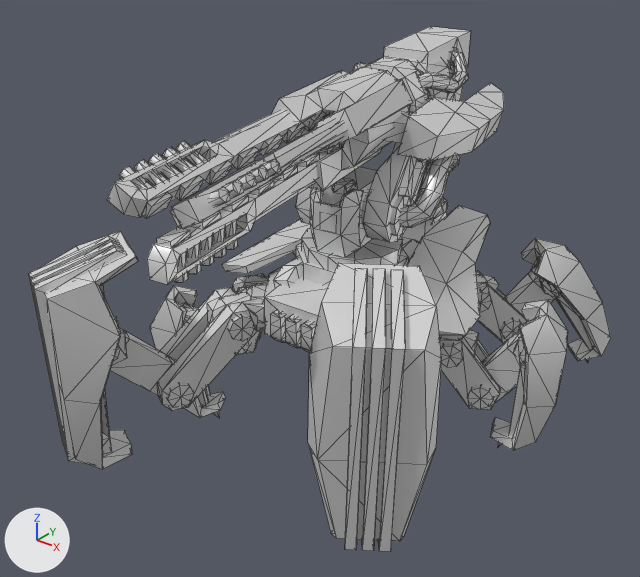
The glTF model legsrail.glb as it was, and as the next commit left it.
Both versions are drawn from a 50 mm camera at (55.7, -71.3, 60.2) aimed at (-0.1, -1.5, 16.9). Every picture has the same lights, and +X, +Y and +Z are marked at lower left. The first picture is the older version. Mesh edges are drawn as thin lines. Where no turn or scale is listed for an object, it has been applied to the vertices.

The first picture shows 'armor', 'barrel', 'footbl', 'footfl', 'footfr', 'footml', 'hingeml', 'hingemr', 'legfr', 'pelvis', 'sleeve', 'thighfr', 'turret', 'turretarm' and 9 more.
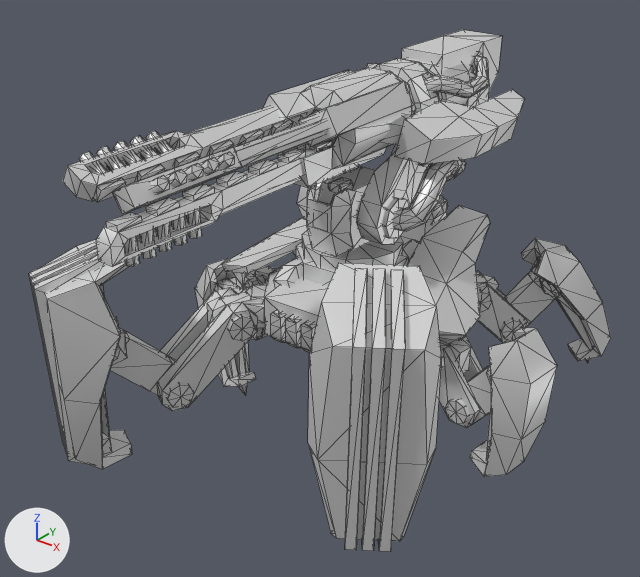
The change, as a diff of the scene's bpy script:
```diff
--- a/legsrail.glb.py
+++ b/legsrail.glb.py
@@ ob_turret @@
 ob_turret.location = (0.0, 0.0, 0.0)
-ob_turret.rotation_euler = (0.0, 0.0, 0.0904)  # degrees (0, 0, 5.2)
+ob_turret.rotation_euler = (0.0, 0.0, -0.0802)  # degrees (0, 0, -4.6)
@@ ob_hingeml @@
 ob_hingeml.location = (9.0, 2.0, 12.0)
-ob_hingeml.rotation_euler = (0.0, 0.0, 0.319)  # degrees (0, 0, 18)
+ob_hingeml.rotation_euler = (0.0, 0.0, -0.187)  # degrees (0, 0, -11)
@@ ob_hingemr @@
 ob_hingemr.location = (-9.0, 2.0, 12.0)
-ob_hingemr.rotation_euler = (0.0, 0.0, 0.438)  # degrees (0, 0, 25)
+ob_hingemr.rotation_euler = (0.0, 0.0, -0.267)  # degrees (0, 0, -15)
```

Changed parts and their boxes [x1, y1, x2, y2] in the pictures (640 x 577 px):
'barrel', turned: before [107, 111, 347, 285]; after [63, 106, 338, 267]
'sleeve', turned: before [272, 26, 504, 191]; after [263, 30, 524, 188]
'footml', turned: before [490, 300, 568, 451]; after [469, 328, 557, 477]
'turretarm', turned: before [296, 112, 460, 242]; after [297, 145, 463, 245]
'turret', turned: before [301, 167, 403, 271]; after [302, 166, 403, 270]
'footmr', turned: before [150, 285, 225, 418]; after [195, 258, 256, 395]
'thighml', turned: before [440, 337, 501, 410]; after [439, 336, 483, 427]
'legml', turned: before [467, 331, 526, 409]; after [445, 366, 491, 425]
'hingeml', turned (mostly hidden before): before [439, 329, 478, 354]; after [439, 338, 471, 374]
'hingemr', turned: before [233, 275, 268, 292]; after [248, 266, 275, 283]
'thighmr', turned: before [236, 273, 265, 355]; after [243, 268, 278, 340]
'legmr', turned (mostly hidden): before [184, 307, 261, 354]; after [217, 279, 268, 337]
'sleelvedeco1', turned (not visible before): after [394, 74, 416, 115]
'sleevedeco2', turned (mostly hidden): before [418, 69, 429, 98]; after [426, 68, 442, 101]
